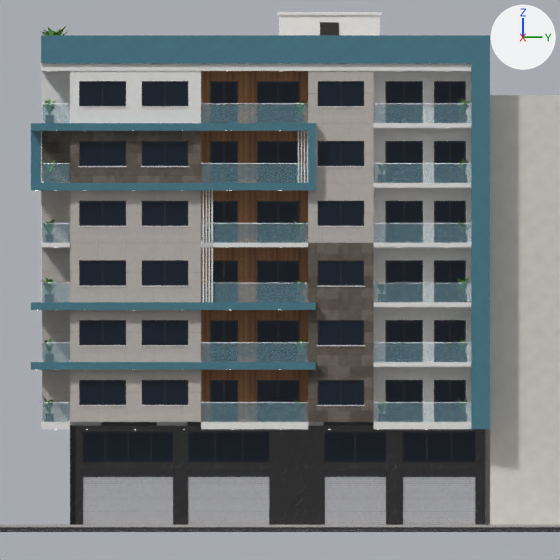
The Blender file 3d-models/imara-teal-r6/Imara_Teal_R6.blend as it was, and as the next commit left it.
One viewpoint serves both versions: the file's camera 'Cam_elevation_laterale_droite'. Every picture has the same lights, and +X, +Y and +Z are marked at upper right. The first picture is the older version.

The older version as bpy lines, for what is in view:
```python
me_imara_marble_black_rdc = bpy.data.meshes.new('Imara_Marble_Black_RDC')
me_imara_marble_black_rdc.from_pydata(...)  # 576 vertices, 144 faces; spans x 0.0..15.8, y 0.0..22.5, z 0.0..5.5
me_imara_marble_black_rdc.materials.append(mat_marble_black_rdc)  # picture img_marble_black_jpg
me_imara_party_walls = bpy.data.meshes.new('Imara_Party_Walls')
me_imara_party_walls.from_pydata(...)  # 48 vertices, 12 faces; spans x 0.0..15.8, y 0.0..22.5, z 0.0..5.5
me_imara_party_walls.materials.append(mat_party_walls)  # picture img_party_wall_jpg
me_imara_wood_cladding = bpy.data.meshes.new('Imara_Wood_Cladding')
me_imara_wood_cladding.from_pydata(...)  # 1440 vertices, 360 faces; spans x 6.3..15.8, y 0.0..12.8, z 5.5..24.7
me_imara_wood_cladding.materials.append(mat_wood_cladding)  # picture img_wood_cladding_jpg
me_site_party_walls = bpy.data.meshes.new('Site_Party_Walls')
me_site_party_walls.from_pydata(...)  # 48 vertices, 12 faces; spans x -14.0..15.8, y 0.0..34.5, z 0.0..23.0
me_site_party_walls.materials.append(mat_party_walls)  # picture img_party_wall_jpg
ob_imara_marble_black_rdc = bpy.data.objects.new('Imara_Marble_Black_RDC', me_imara_marble_black_rdc)
ob_imara_marble_black_rdc.parent = ob_imara_teal_r6
ob_imara_marble_black_rdc.location = (0.0, 0.0, 0.0)
ob_imara_party_walls = bpy.data.objects.new('Imara_Party_Walls', me_imara_party_walls)
ob_imara_party_walls.parent = ob_imara_teal_r6
ob_imara_party_walls.location = (0.0, 0.0, 0.0)
ob_imara_wood_cladding = bpy.data.objects.new('Imara_Wood_Cladding', me_imara_wood_cladding)
ob_imara_wood_cladding.parent = ob_imara_teal_r6
ob_imara_wood_cladding.location = (0.0, 0.0, 0.0)
ob_site_party_walls = bpy.data.objects.new('Site_Party_Walls', me_site_party_walls)
ob_site_party_walls.location = (0.0, 0.0, 0.0)
# also in view: 'Imara_Render_White' at (8.6, 10.5, 16.3); 'Imara_Window_Glass' at (9.1, 10.2, 11.9); 'Imara_Balcony_Glass_Railing' at (9.1, 10.0, 14.0); 'Site_Sidewalk' at (8.9, 11.2, -0.1); 'Imara_Window_Frames_Black' at (8.8, 10.2, 11.9)
```
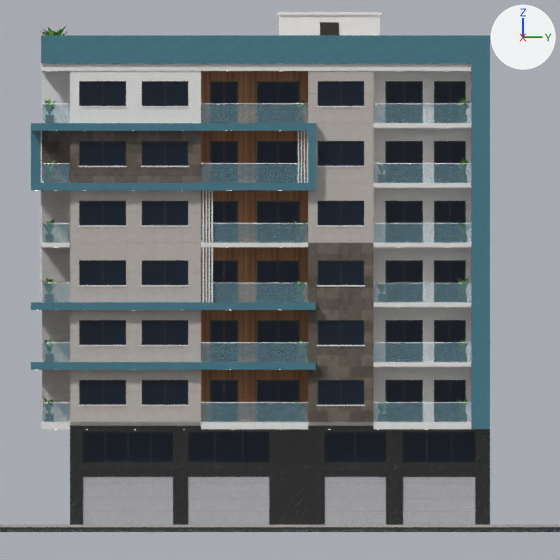
Patch to the scene script:
```diff
--- a/3d-models/imara-teal-r6/Imara_Teal_R6.blend.py
+++ b/3d-models/imara-teal-r6/Imara_Teal_R6.blend.py
@@ me_imara_marble_black_rdc @@
 # used by ob_imara_marble_black_rdc; parent = ob_imara_teal_r6; location = (0.0, 0.0, 0.0)
-me_imara_marble_black_rdc.from_pydata(...)  # 576 vertices, 144 faces; spans x 0.0..15.8, y 0.0..22.5, z 0.0..5.5
+me_imara_marble_black_rdc.from_pydata(...)  # 576 vertices, 144 faces; spans x 0.0..15.8, y 0.0..22.5, z 0.0..5.3
+# me_imara_marble_black_rdc part 1: 142 of the vertices in x 0.0..15.8, y 0.0..22.5, z 5.5 are moved by (0.0, 0.0, -0.2)
+# me_imara_marble_black_rdc part 2: 4 of the vertices in x 15.4..15.8, y 0.0, z 0.0 are moved by (0.0, 0.3, 0.0)
+# other edits to the shape of me_imara_marble_black_rdc do not show in these pictures
 me_imara_marble_black_rdc.materials.append(mat_marble_black_rdc)
@@ me_imara_party_walls @@
 # used by ob_imara_party_walls; parent = ob_imara_teal_r6; location = (0.0, 0.0, 0.0)
-me_imara_party_walls.from_pydata(...)  # 48 vertices, 12 faces; spans x 0.0..15.8, y 0.0..22.5, z 0.0..5.5
+me_imara_party_walls.from_pydata(...)  # 336 vertices, 84 faces; spans x 0.0..15.8, y 0.3..22.5, z 0.0..24.3
+# me_imara_party_walls part 3: 22 vertices removed from x 0.0..15.8, y 0.0..22.5, z 0.0..5.5; 270 vertices added at x 0.0..15.8, y 0.3..22.5, z 0.0..24.3
+# other edits to the shape of me_imara_party_walls do not show in these pictures
 me_imara_party_walls.materials.append(mat_party_walls)
@@ ob_site_party_walls @@
-ob_site_party_walls = bpy.data.objects.new('Site_Party_Walls', me_site_party_walls)
-ob_site_party_walls.location = (0.0, 0.0, 0.0)
```

Location of each change, [x1, y1, x2, y2] in pixels of the pictures (560 x 560 px; the box of a moved part takes in the faces that stretch with it):
'Site_Party_Walls', deleted: before [490, 95, 560, 525]
part 1 of me_imara_marble_black_rdc, moved or reshaped: before [82, 422, 485, 525]; after [70, 426, 490, 525]
part 2 of me_imara_marble_black_rdc, moved or reshaped: before [70, 426, 82, 525]; after [76, 426, 82, 525]
part 3 of me_imara_party_walls, reshaped: before [485, 429, 490, 525]
